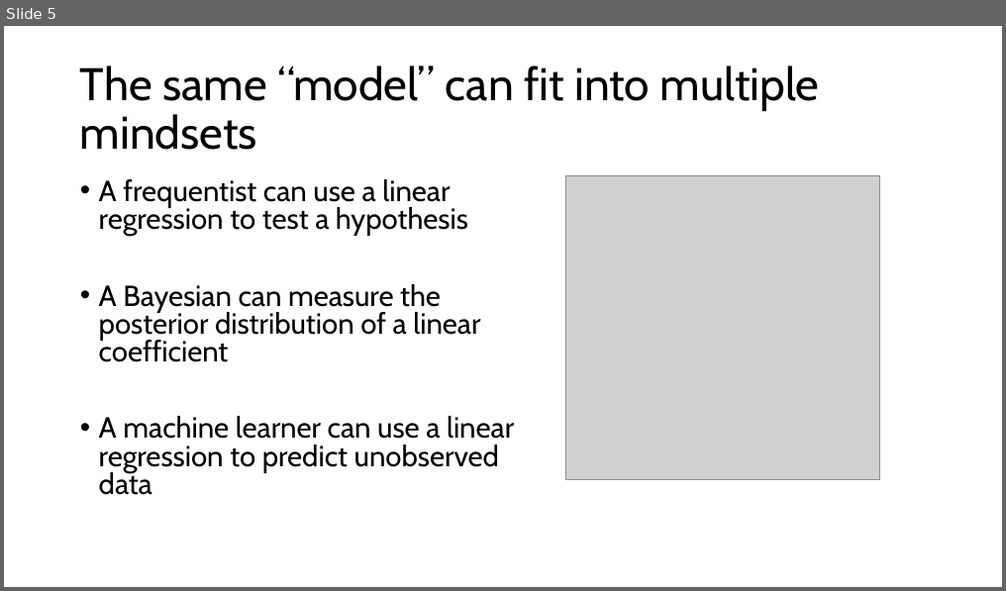
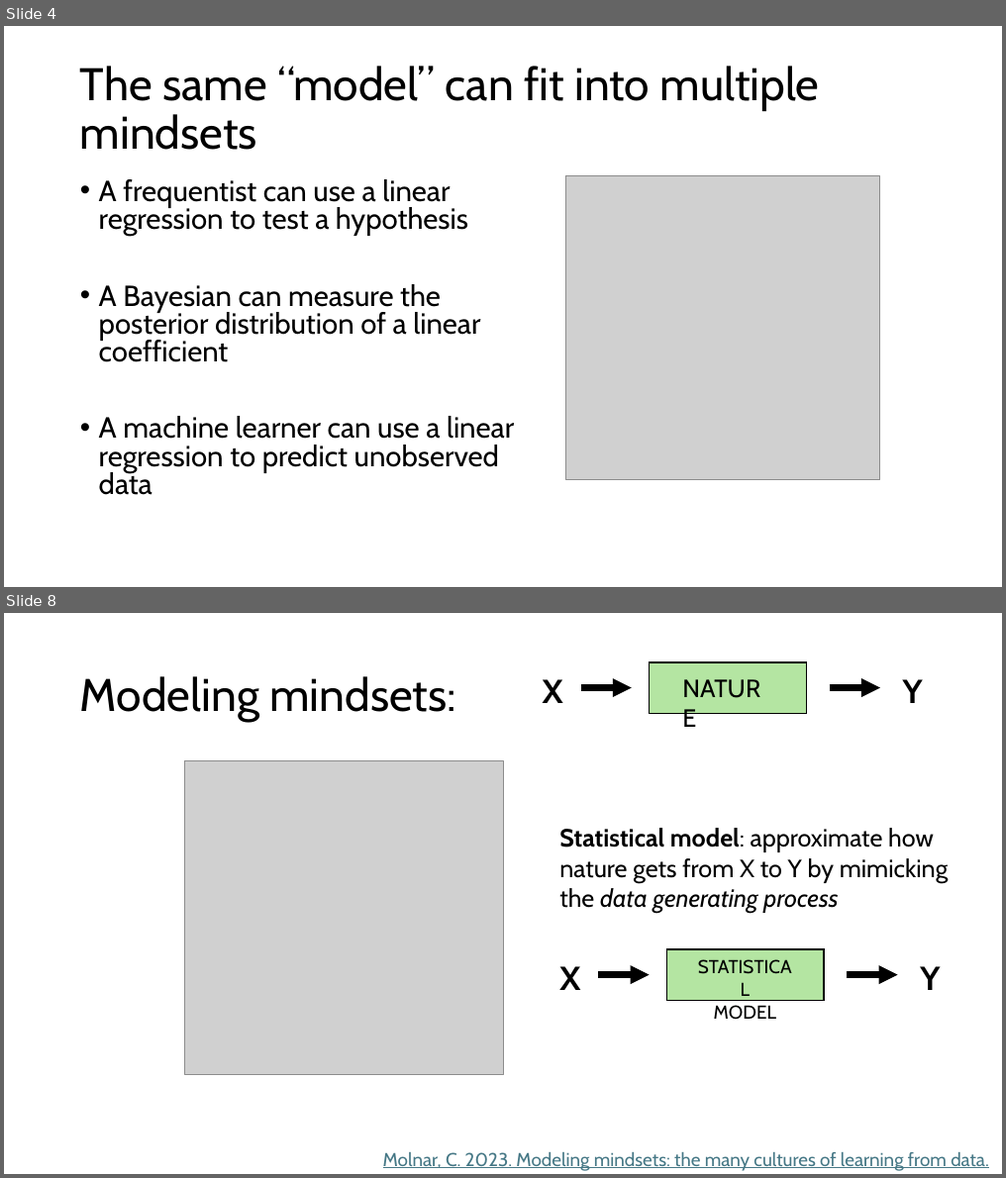
Before and after one commit to grantvagle/ml_methods_workshop, a slide deck: slides/01_what_is_ml.pptx. Shown one above the other, each under a label of ours: slide 5 before the commit, slides 4 and 8 after it; the slides between them are not shown. The pictures are 1006x591 and 1006x1178 pixels, drawn with LibreOffice and Linux fonts; fonts in the diff are those of the drawing; grey boxes stand for pictures. Boxes give left, top, right and bottom in pixels: in the first picture for what was removed or moved away, otherwise in the second. Text is boxed around its words. In the diff, an @@ line names an element or a change of style, - is before the commit and + after.

```diff
--- a/slides/01_what_is_ml.pptx
+++ b/slides/01_what_is_ml.pptx
@@ slide 8 added at (x1=4, y1=613, x2=1002, y2=1174), background #FFFFFF @@
@@ title added at (x1=80, y1=676, x2=456, y2=722), 44 pt, text #000000 @@
+Modeling mindsets:
@@ picture added at (x1=185, y1=761, x2=503, y2=1075) @@
@@ group added at (x1=559, y1=828, x2=940, y2=1000): 3 texts, 2 arrows, 1 rectangle @@
+Y
+X
+STATISTICAL
+MODEL
@@ text added at (x1=559, y1=828, x2=948, y2=913), 24 pt, text #000000 @@
+Statistical model: approximate how nature gets from X to Y by mimicking the data generating process
@@ group added at (x1=543, y1=663, x2=923, y2=878): 3 texts, 2 arrows, 1 rectangle @@
+Y
+X
+NATURE
@@ text added at (x1=383, y1=1153, x2=989, y2=1171), 18 pt, text #467886, underline @@
+Molnar, C. 2023. Modeling mindsets: the many cultures of learning from data.
@@ what was slide 5 is now slide 4 @@
```
Also in this commit, not shown: 5 slides changed, 14 other slides added, 3 slides removed.
